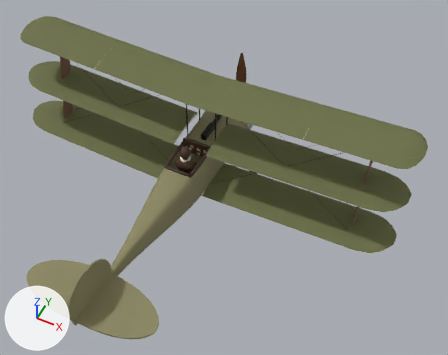
The glTF model public/models/sopwith_triplane.glb, before and after one commit.
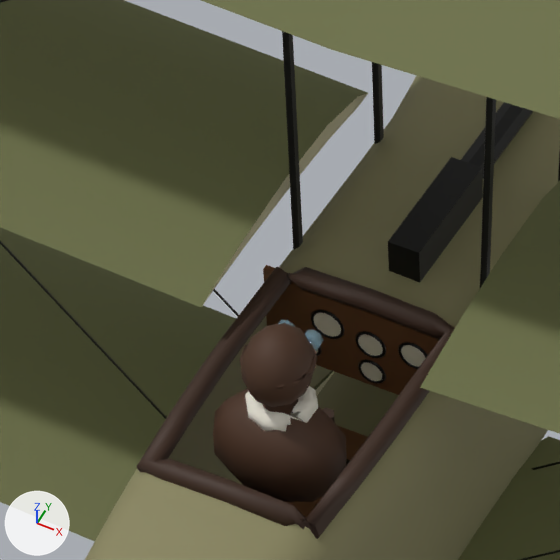
There are two pictures of each version: one whole from a 50 mm camera at (4.25, -7.74, 8.96) aimed at (0.8, -0.84, 0.34), one close up on the part from 32% to 50% of the width and 28% to 51% of the height. The axes (+X, +Y, +Z) are drawn at lower left. The lights are the same throughout. The first two pictures are the older version. Where no turn or scale is listed for an object, it has been applied to the vertices. Vertices at exactly the same position are counted once.

The first close-up shows 'Coaming', 'CockpitInterior', 'Fuselage', 'Gauge_Compass', 'Guns', 'Pilot_Figure', 'Struts', 'Wing_Lower_L', 'Wing_Lower_R', 'Wing_Middle_L', 'Wing_Middle_R', 'Wing_Upper_L', 'Wing_Upper_R' and 8 more.
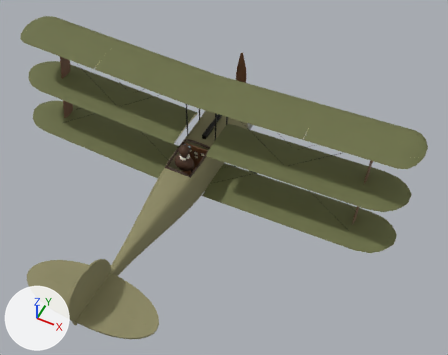
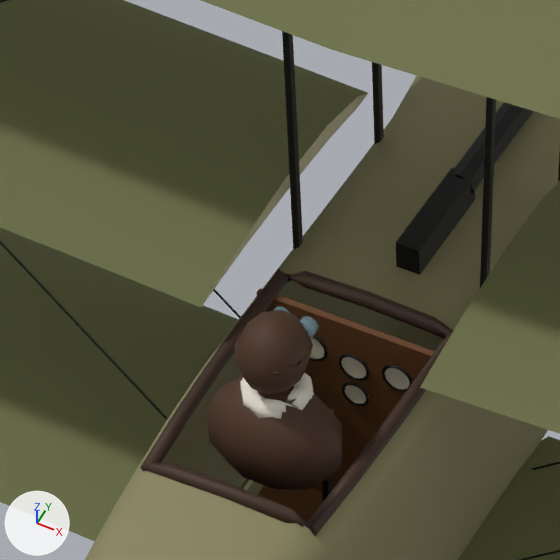
Location of each change, (x1, y1, x2, y2) in pixels of the close-ups (560 x 560 px; the box of a moved part takes in the faces that stretch with it):
'Pilot_Figure', moved: before (213, 320, 347, 502); after (208, 306, 342, 490)
'Coaming', reshaped: before (136, 267, 455, 539); after (140, 270, 453, 536)
'CockpitInterior', reshaped (7% shorter): before (263, 265, 439, 518); after (256, 288, 435, 522)
'Guns', reshaped: before (388, 102, 533, 282); after (396, 102, 533, 275)
'Gauge_Compass', moved: before (361, 363, 382, 381); after (345, 385, 366, 403)
part 1 of me_cockpitinterior, moved or reshaped: before (263, 265, 439, 395); after (256, 288, 435, 492)
part 3 of me_guns, moved or reshaped: before (388, 157, 483, 282); after (396, 168, 475, 275)

Edits to the bpy script that builds the scene:
```text
Change me_cockpitinterior:
    used by ob_cockpitinterior; location = (0.0, 0.0, 0.0)
    remove me_cockpitinterior.from_pydata(...)  # 62 vertices, 96 faces; spans x -0.345..0.345, y -1.293..-0.193, z -0.347..0.417
    add me_cockpitinterior.from_pydata(...)  # 62 vertices, 96 faces; spans x -0.31..0.31, y -1.293..-0.193, z -0.357..0.428
    me_cockpitinterior part 1: the loose piece of 8 vertices spanning x -0.345..0.345, y -0.353..-0.333, z 0.097..0.417 is scaled about its middle by (0.9, 1, 2.45), then moved by (0.0, -0.1, -0.222)
Change me_coaming:
    used by ob_coaming; location = (0.0, 0.0, 0.0)
    remove me_coaming.from_pydata(...)  # 96 vertices, 192 faces; spans x -0.311..0.311, y -1.198..-0.328, z 0.376..0.488
    add me_coaming.from_pydata(...)  # 96 vertices, 192 faces; spans x -0.3..0.3, y -1.187..-0.339, z 0.386..0.478
    me_coaming part 2: 96 of 96 vertices moved; they spanned x -0.311..0.311, y -1.198..-0.328, z 0.376..0.488 and now span x -0.3..0.3, y -1.187..-0.339, z 0.386..0.478; mean shift (0.0, 0.0, 0.0)
Change me_guns:
    used by ob_guns; location = (0.0, 0.0, 0.0)
    remove me_guns.from_pydata(...)  # 36 vertices, 60 faces; spans x 0.0..0.1, y -0.233..0.967, z 0.442..0.572
    add me_guns.from_pydata(...)  # 36 vertices, 60 faces; spans x 0.005..0.095, y -0.21..0.967, z 0.46..0.562
    me_guns part 3: the loose piece of 8 vertices spanning x 0.0..0.1, y -0.233..0.158, z 0.442..0.572 is scaled about its middle by (0.75, 0.882, 0.731)
Change me_pilot_figure:
    used by ob_pilot_figure; location = (0.0, 0.0, 0.0)
    remove me_pilot_figure.from_pydata(...)  # 304 vertices, 588 faces; spans x -0.205..0.205, y -1.013..-0.733, z 0.183..0.773
    add me_pilot_figure.from_pydata(...)  # 304 vertices, 588 faces; spans x -0.205..0.205, y -1.033..-0.753, z 0.253..0.843
    me_pilot_figure part 4: the whole mesh is moved by (0.0, -0.02, 0.07)
Change ob_gauge_compass:
    ob_gauge_compass.location: (0.0, -0.356, 0.157) -> (0.0, -0.456, 0.157)
```
